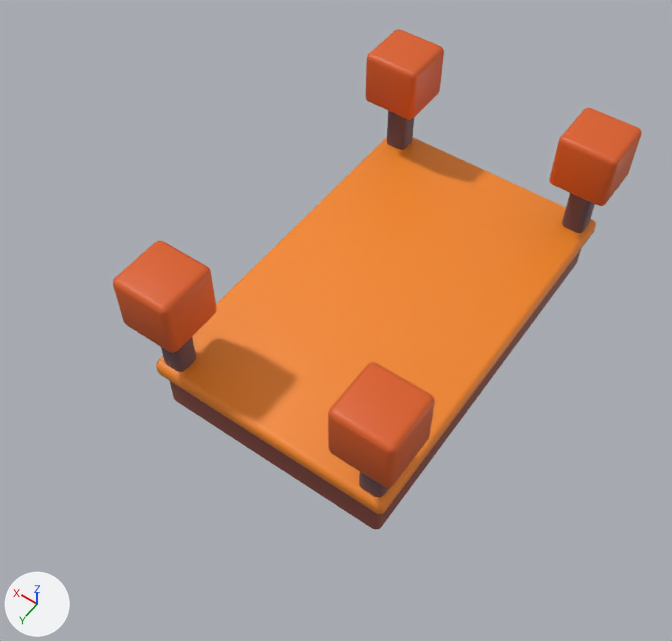
One commit to the FBX model DragAndDropM3/Assets/Resources/Models/Grounds/GroundFall.fbx: the scene before it, then after it.
One viewpoint serves both versions: a 50 mm lens placed at (-9.91, 17.35, 25.13), pointed at (0.36, 2.97, 2.54). The lights are fixed; the arrows at lower left show +X, +Y and +Z. Where no turn or scale is listed for an object, it has been applied to the vertices.

In view in the first picture: 'GroundLevelFall'.
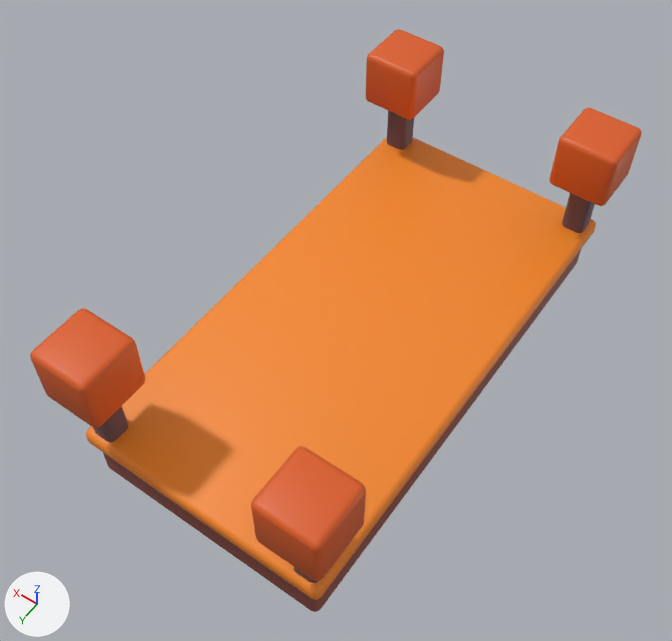
The newer file is also turned or shifted as a whole; pictures and numbers use the older file's frame.

Pixel boxes (x1, y1, x2, y2) of what changed, in the pictures (672 x 641 px; the box of a moved part takes in the faces that stretch with it):
'GroundLevelFall', reshaped (16% wider, 16% taller)
    before: (113, 29, 642, 530)
    after: (30, 29, 642, 612)
part 1 of me_cube_031, moved or reshaped
    before: (359, 472, 390, 497)
    after: (294, 567, 318, 583)
part 2 of me_cube_031, moved or reshaped
    before: (328, 362, 435, 488)
    after: (251, 446, 366, 581)
part 3 of me_cube_031, moved or reshaped
    before: (161, 337, 196, 372)
    after: (93, 406, 128, 442)
part 4 of me_cube_031, moved or reshaped
    before: (113, 241, 217, 353)
    after: (30, 309, 145, 428)
part 5 of me_cube_031, moved or reshaped
    before: (372, 221, 595, 530)
    after: (310, 221, 595, 612)
part 6 of me_cube_031, moved or reshaped
    before: (156, 302, 438, 528)
    after: (86, 302, 438, 610)

The change in detail:
me_cube_031 is used by ob_groundlevelfall; location (0.0, 0.0, 0.0).
me_cube_031 had 640 vertices, 576 faces and spanned x -4.6..4.6, y -6.6..7.6, z 0.0..6.0.
me_cube_031 now has 640 vertices, 576 faces and spans x -4.6..4.6, y -6.6..10.6, z 0.0..6.0.
me_cube_031 part 1: the loose piece of 32 vertices spanning x -4.0..-3.2, y 6.2..7.0, z 2.0..4.0 is moved by (0.0, 3.0, 0.0).
me_cube_031 part 2: the loose piece of 96 vertices spanning x -4.6..-2.6, y 5.6..7.6, z 4.0..6.0 is moved by (0.0, 3.0, 0.0).
me_cube_031 part 3: the loose piece of 32 vertices spanning x 3.2..4.0, y 6.2..7.0, z 2.0..4.0 is moved by (0.0, 3.0, 0.0).
me_cube_031 part 4: the loose piece of 96 vertices spanning x 2.6..4.6, y 5.6..7.6, z 4.0..6.0 is moved by (0.0, 3.0, 0.0).
me_cube_031 part 5: 32 of the vertices in x -4.2..-3.8, y 6.8..7.2, z 0.0..2.0 are moved by (0.0, 3.0, 0.0).
me_cube_031 part 6: 32 of the vertices in x 3.8..4.2, y 6.8..7.2, z 0.0..2.0 are moved by (0.0, 3.0, 0.0).
